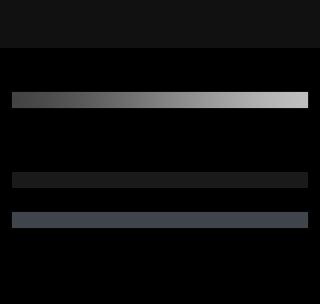
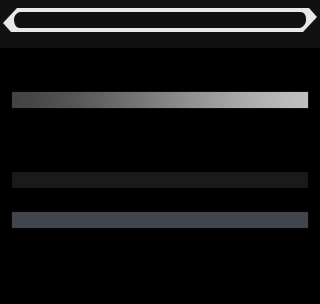
Revision of a layered (320, 304) image; what changed, layer by layer:
added group "silver frame" with 2 layers above "frame" over [3, 8, 317, 32]
added layer "inner" in group "silver frame" over [14, 12, 306, 28]
renamed "silver frame" to "frame", moved it into group "silver frame", painted on it over [3, 8, 317, 32]
